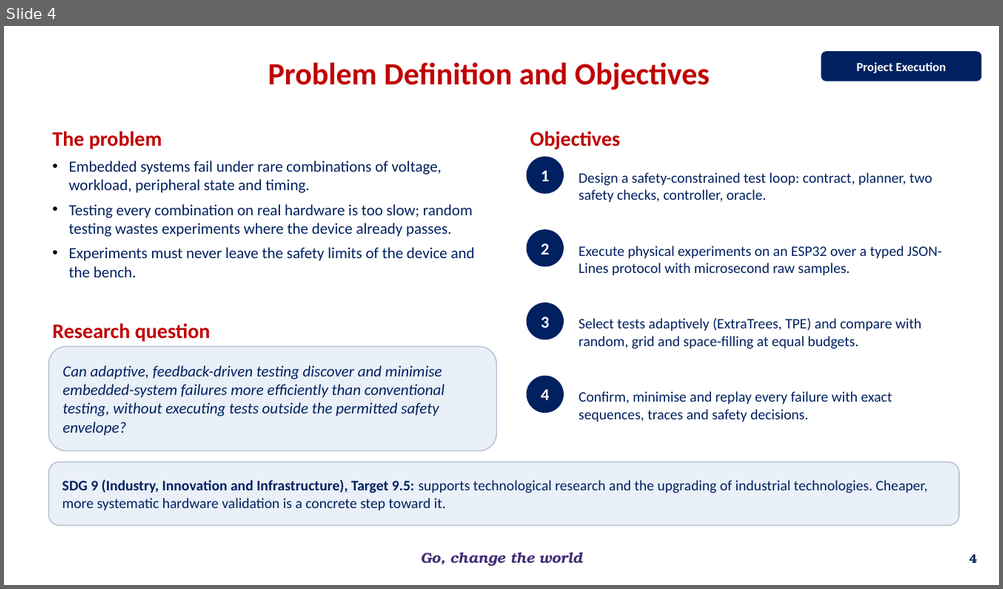
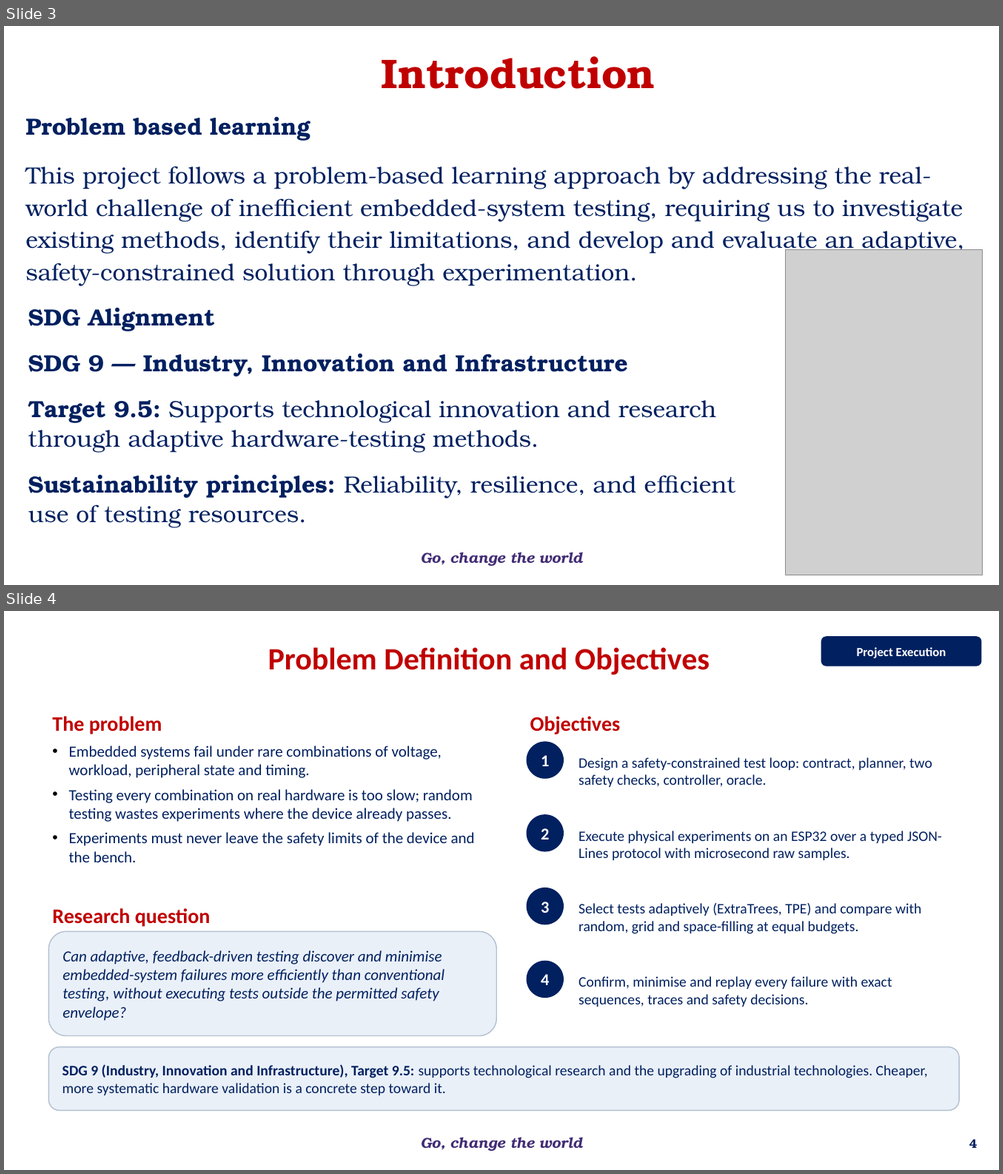
Before and after one commit to overclocked-2124/ChipCheck, a slide deck: docs/presentation/AI-Driven Adaptive Physical Testing for Embedded Systems - Phase 2.pptx. Shown one above the other, each under a label of ours: slide 4 before the commit, slides 3 and 4 after it. The pictures are 1003x589 and 1003x1174 pixels, drawn with LibreOffice and Linux fonts; fonts in the diff are those of the drawing; grey boxes stand for pictures; background and template pictures are left out. Boxes give left, top, right and bottom in pixels: in the first picture for what was removed or moved away, otherwise in the second. Text is boxed around its words. In the diff, an @@ line names an element or a change of style, - is before the commit and + after.

```diff
--- a/docs/presentation/AI-Driven Adaptive Physical Testing for Embedded Systems - Phase 2.pptx
+++ b/docs/presentation/AI-Driven Adaptive Physical Testing for Embedded Systems - Phase 2.pptx
@@ slide 3 added at [4,26,999,585], background #FFFFFF; not listed: 1 template element that a slide beside it also shows @@
@@ rectangle added at [117,38,920,107], outline #FFFFFF 1 pt dashed, 40 pt, text #C00000, bold @@
+Introduction
@@ text added at [25,116,964,286], 22.7 pt, text #002060 @@
+Problem based learning
+This project follows a problem-based learning approach by addressing the real-world challenge of inefficient embedded-system testing, requiring us to investigate existing methods, identify their limitations, and develop and evaluate an adaptive, safety-constrained solution through experimentation.
@@ picture added at [785,249,982,576] @@
@@ text added at [28,308,736,528], 22.7 pt, text #002060 @@
+SDG Alignment
+SDG 9 — Industry, Innovation and Infrastructure
+Target 9.5: Supports technological innovation and research through adaptive hardware-testing methods.
+Sustainability principles: Reliability, resilience, and efficient use of testing resources.
```
Also in this commit, not shown: 2 slides changed, 1 other slide added, 1 slide removed.
